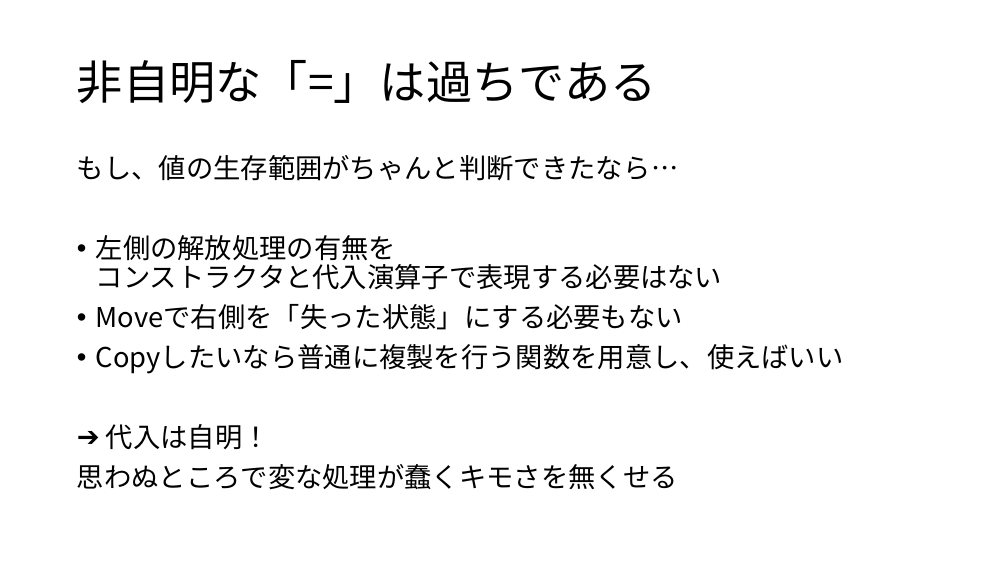
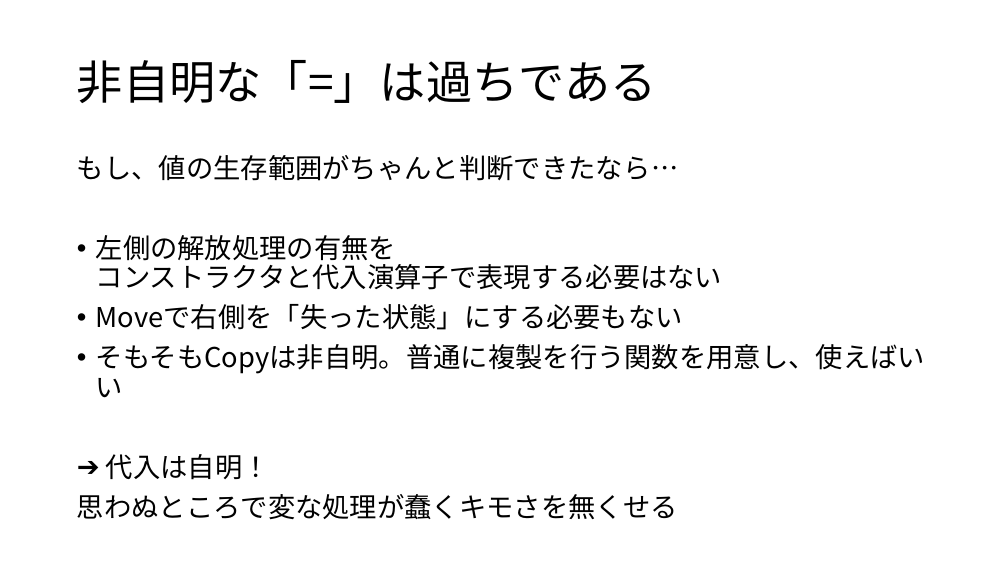
Before and after one commit to crs-kouhou/zatsu_game_engine, a slide deck: slide 15 of zatsuGE_pptx/非自明な＝.pptx (slide 12 before the commit). Drawn at 1008x567 pixels with LibreOffice and Linux fonts; fonts in the diff are those of the drawing. Boxes give left, top, right and bottom in pixels: in the first picture for what was removed or moved away, otherwise in the second. Text is boxed around its words. In the diff, an @@ line names an element or a change of style, - is before the commit and + after.

Commit message:
非自明な=まで作成

```diff
--- a/zatsuGE_pptx/非自明な＝.pptx
+++ b/zatsuGE_pptx/非自明な＝.pptx
@@ text at [96,344,925,398]: text changed @@
-• Copyしたいなら普通に複製を行う関数を用意し、使えばいい
+• そもそもCopyは非自明。普通に複製を行う関数を用意し、使えばいい
```
Also in this commit, not shown: 4 other slides changed, 3 slides added, 1 other file.
